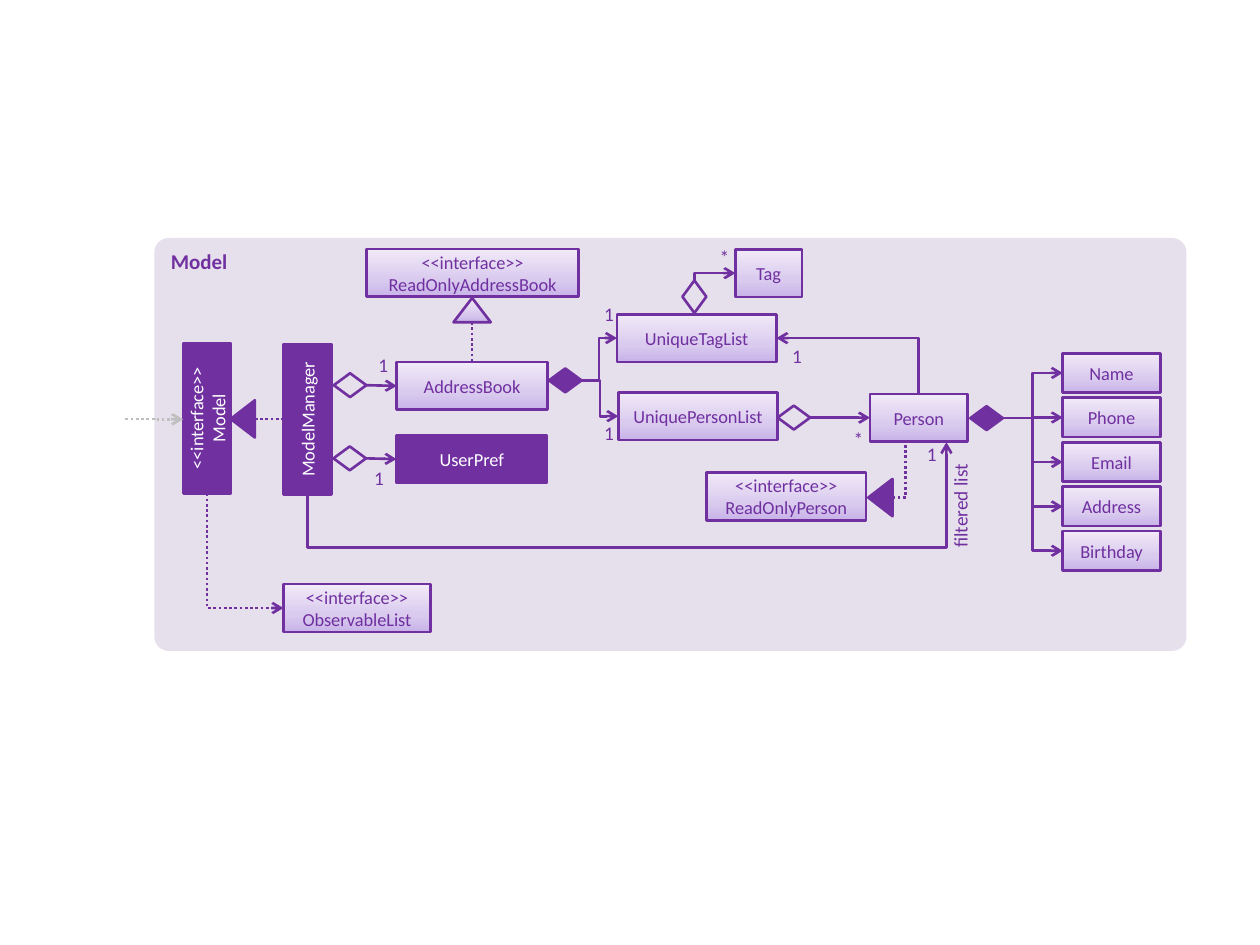
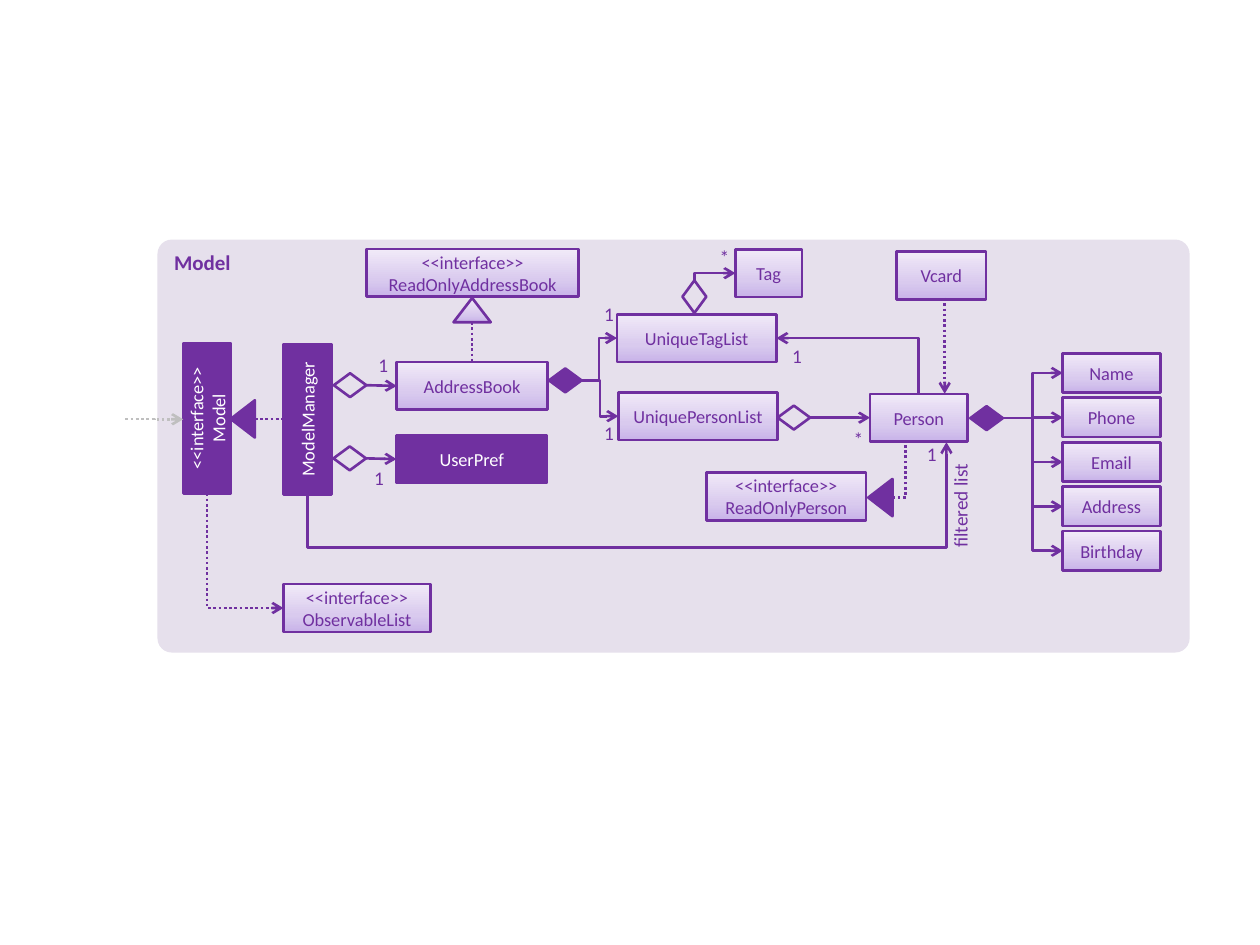
Before and after one commit to tbhbhbh/main, a slide deck: slide 1 of docs/diagrams/ModelComponentClassDiagram.pptx. Drawn at 1260x945 pixels with LibreOffice and Linux fonts; fonts in the diff are those of the drawing. Boxes give left, top, right and bottom in pixels: in the first picture for what was removed or moved away, otherwise in the second. Text is boxed around its words. In the diff, an @@ line names an element or a change of style, - is before the commit and + after.

```diff
--- a/docs/diagrams/ModelComponentClassDiagram.pptx
+++ b/docs/diagrams/ModelComponentClassDiagram.pptx
@@ rounded rectangle "Model": place and size @@
-rounded rectangle "Model" at [154, 238, 1186, 651]
+rounded rectangle "Model" at [158, 239, 1189, 653]
@@ rectangle added at [897, 252, 987, 300], fill gradient #C9B5E8 to #D8CBEE to #F0EAF9, outline #7030A0 1.5 pt, 10.5 pt, text #7030A0 @@
+Vcard
@@ elbow arrow added from (945, 299) to (945, 394), #7030A0 1.5 pt dashed @@
```
Also in this commit, not shown: 3 other files.
